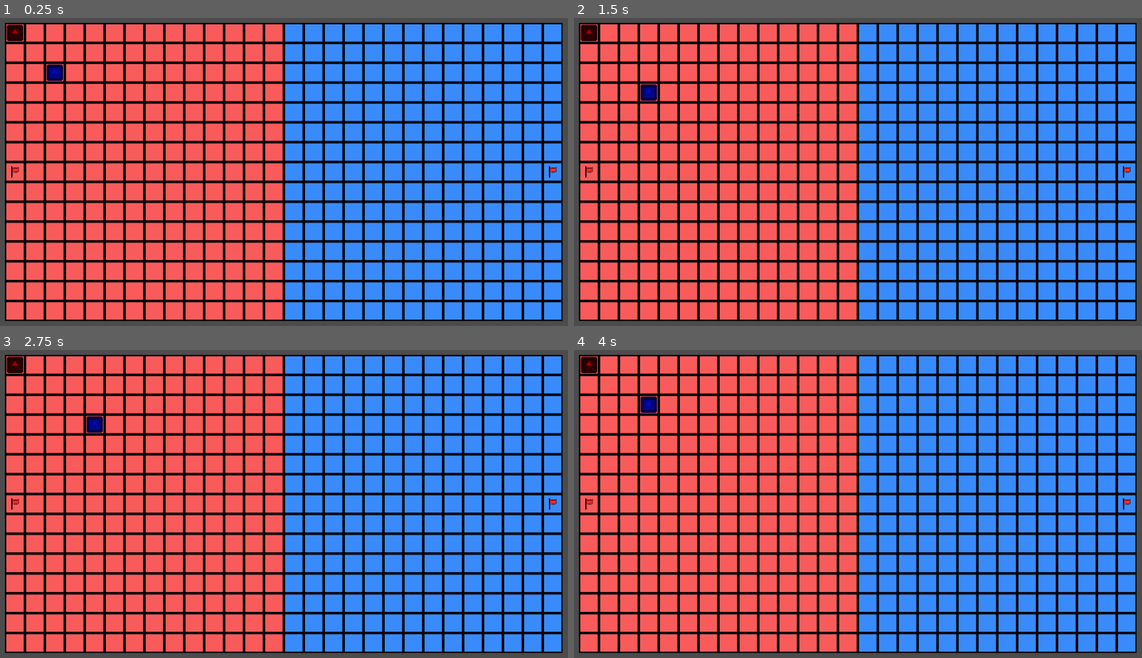
Above: before the commit, frames 1-4 (two rows, left to right).
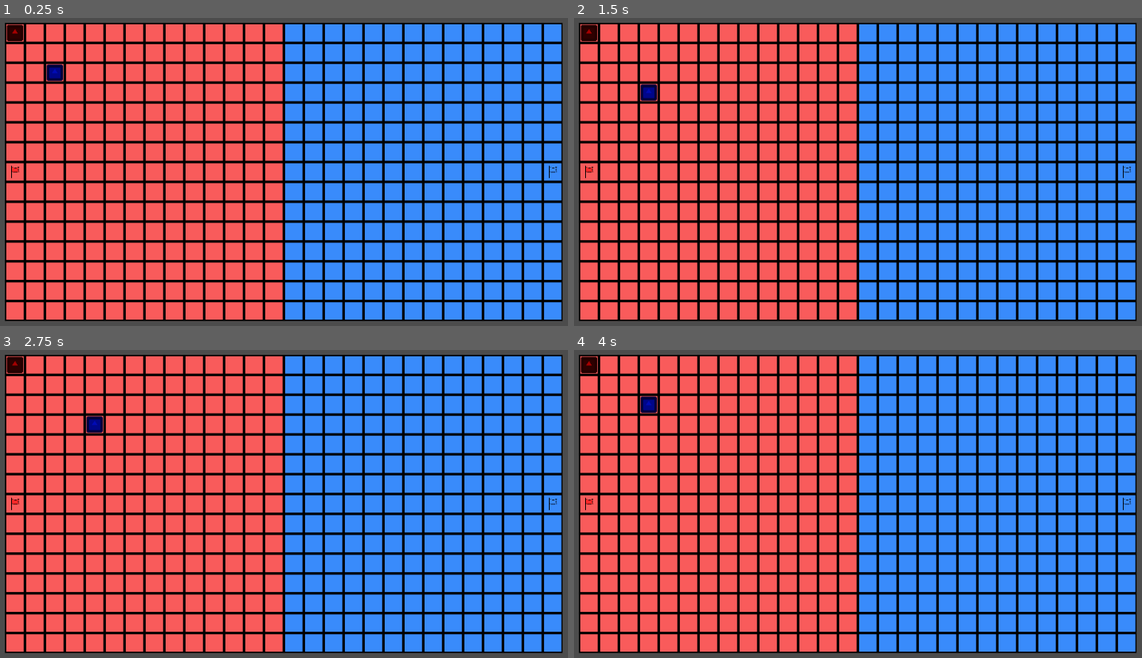
Above: after the commit, the same moments.

Repository: Wes-Ray/grid_ctf
Game: Godot game, scene res://splash_screen/splash_screen.tscn
Two runs of this game, one before a commit and one after it. Both use one fixed random seed, a clock stepped at 60 frames per second and the inputs below. The engine's default icon, where the game draws it, is replaced by a stand-in: a white triangle on a blue panel in a dark square.
Inputs:
- Up to frame 1 (0.25 s): no input
- Up to frame 2 (1.5 s): tap Enter at 0.5 s; hold D (move_right) 0.53-1.28 s; tap Space at 1.25 s; hold S (move_down) from 1.28 s (still down)
- Up to frame 3 (2.75 s): tap Enter at 2 s; release S (move_down) at 2.03 s; hold D (move_right) from 2.03 s (still down)
- Up to frame 4 (4 s): tap Space at 2.75 s; release D (move_right) at 2.78 s; hold W (move_up) 2.78-3.53 s; tap Enter at 3.5 s; hold A (move_left) from 3.53 s (still down)

The runs differ from the first frame. In frame 1, less than 0.1% of the frame differs, in the area x 1-99%, y 47-53%; in frame 2, less than 0.1%; in frame 3, less than 0.1%; in frame 4, less than 0.1%.

Commit message:
added flag pick up

Diff:
--- /dev/null
+++ b/grid_ctf_client/flag.gd
@@ -0,0 +1,11 @@
+extends KinematicBody2D
+
+# 0 = red, 1 = blue
+func set_team(team_num : int) -> void:
+	$red_flag.visible = false
+	$blue_flag.visible = false
+
+	if team_num == 0:  # red
+		$red_flag.visible = true
+	elif team_num == 1:  # blue
+		$blue_flag.visible = true
--- a/grid_ctf_client/flag.tscn
+++ b/grid_ctf_client/flag.tscn
@@ -1,17 +1,25 @@
-[gd_scene load_steps=3 format=2]
+[gd_scene load_steps=5 format=2]
 
 [ext_resource path="res://red_flag.png" type="Texture" id=1]
+[ext_resource path="res://blue_flag.png" type="Texture" id=2]
+[ext_resource path="res://flag.gd" type="Script" id=3]
 
 [sub_resource type="RectangleShape2D" id=1]
 extents = Vector2( 11, 11 )
 
 [node name="flag" type="KinematicBody2D"]
 z_index = 1
+script = ExtResource( 3 )
 
 [node name="red_flag" type="Sprite" parent="."]
 position = Vector2( 8, 8 )
-scale = Vector2( 0.00752639, 0.00752639 )
+scale = Vector2( 0.008, 0.008 )
 texture = ExtResource( 1 )
+
+[node name="blue_flag" type="Sprite" parent="."]
+position = Vector2( 8, 8 )
+scale = Vector2( 0.008, 0.008 )
+texture = ExtResource( 2 )
 
 [node name="CollisionShape2D" type="CollisionShape2D" parent="."]
 position = Vector2( 7.99342, 7.99342 )
--- a/grid_ctf_client/grid/grid.gd
+++ b/grid_ctf_client/grid/grid.gd
@@ -19,7 +19,7 @@
 # list of player data, received from server, aligns with players array, updated only when needed
 # use enum for specific data, player_data[player_id][TEAM]
 var player_data = []
-enum Pd {TEAM = 0, ALIVE = 1}
+enum Pd {TEAM = 0, ALIVE = 1, HAS_FLAG = 2}
 
 var flags = []  # local flag objects, aligned with flag_coords array
 var flag_coords = [Vector2(), Vector2()]  # flag coords, updated each tick
@@ -96,10 +96,19 @@
 								print("COLLISION!!")
 								players[other_p_id].update_color(Color(1, 1, 1, .3))  # change color of other player
 								player_data[other_p_id][Pd.ALIVE] = false
+								player_data[other_p_id][Pd.HAS_FLAG] = false  # drop flag
 
 	# check for collision with flag
 	for flag_id in range(len(flags)):
-		pass
+		if player_coords[player_id] == flag_coords[flag_id]:  # check for flag collision
+			if player_data[player_id][Pd.TEAM] != flag_id:  # team = 0 or 1 (red or blue)
+				print("flag collided")
+				player_data[player_id][Pd.HAS_FLAG] = true
+
+	# if player HAS_FLAG, update flag position
+	if player_data[player_id][Pd.HAS_FLAG] == true:
+		var opposite_team_num = (player_data[player_id][Pd.TEAM] + 1) % 2
+		flag_coords[opposite_team_num] = player_coords[player_id]
 
 
 func generate_map() -> void:
@@ -121,7 +130,7 @@
 			origin.add_child(new_cell)
 
 
-func generate_players(player_count : int = 2):
+func generate_players(player_count : int = 2) -> void:
 
 	# generate player_data array SERVER
 	for player_id in range(player_count):
@@ -133,6 +142,7 @@
 		player_data.append(new_array)
 		player_data[player_id][Pd.TEAM] = player_id % 2
 		player_data[player_id][Pd.ALIVE] = true
+		player_data[player_id][Pd.HAS_FLAG] = false
 
 		# create new player and add to list
 		var new_player = player_inst.instance()
@@ -141,13 +151,15 @@
 		players.append(new_player)
 
 
-func generate_flags(player_count : int = 2):
-	for x in range(player_count):
+func generate_flags() -> void:
+	for x in range(2):  # only 2 flags
 		var new_flag = flag_inst.instance()
 		origin.add_child(new_flag)
 		flags.append(new_flag)
 
 	# team 0 location
 	flag_coords[0] = Vector2(0, GRID_HEIGHT/2)
+	flags[0].set_team(0)
 	# team 1 location
 	flag_coords[1] = Vector2(GRID_WIDTH-1, GRID_HEIGHT/2)
+	flags[1].set_team(1)
Binary file added: grid_ctf_client/blue_flag.png
Not shown, added: grid_ctf_client/blue_flag.png.import
